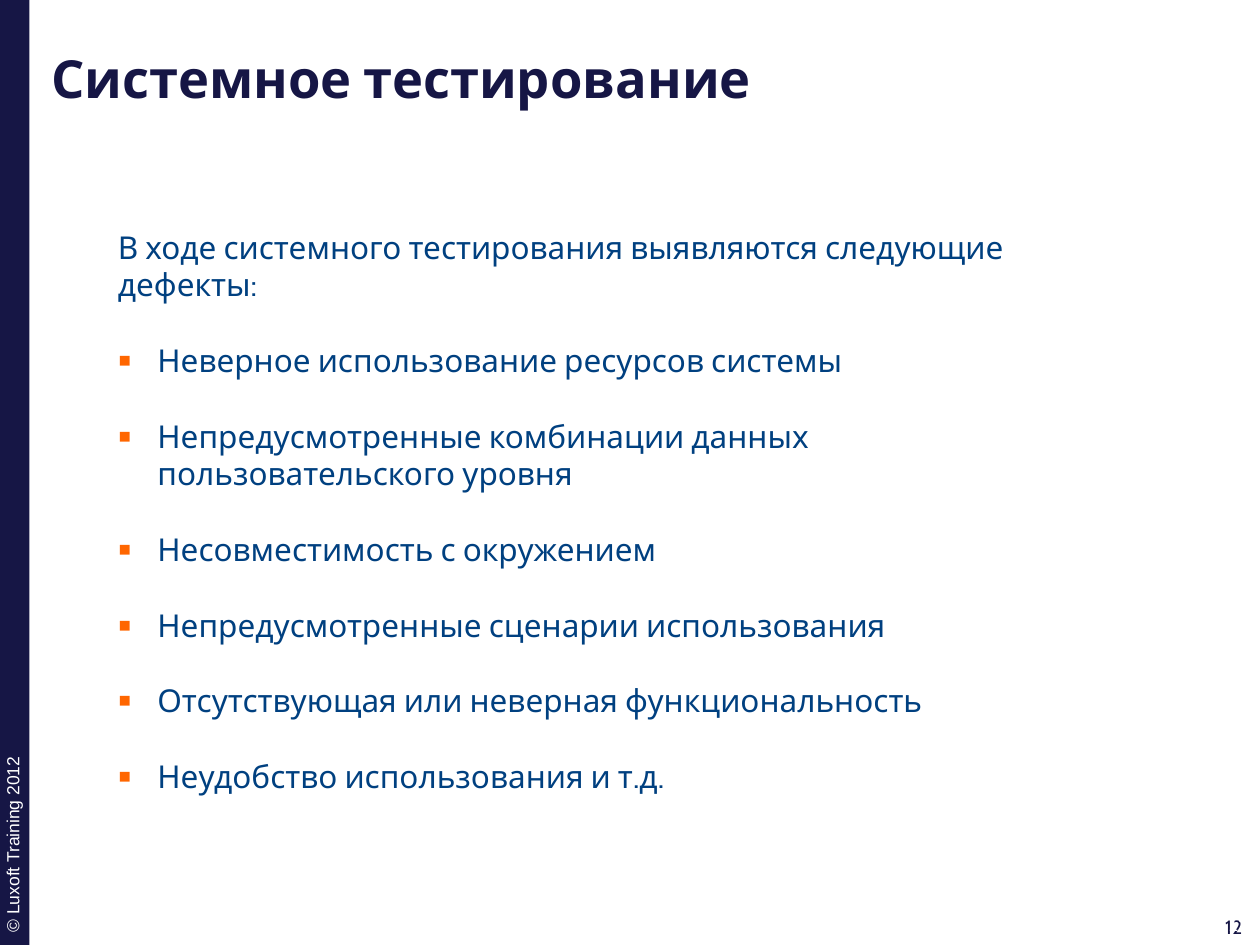
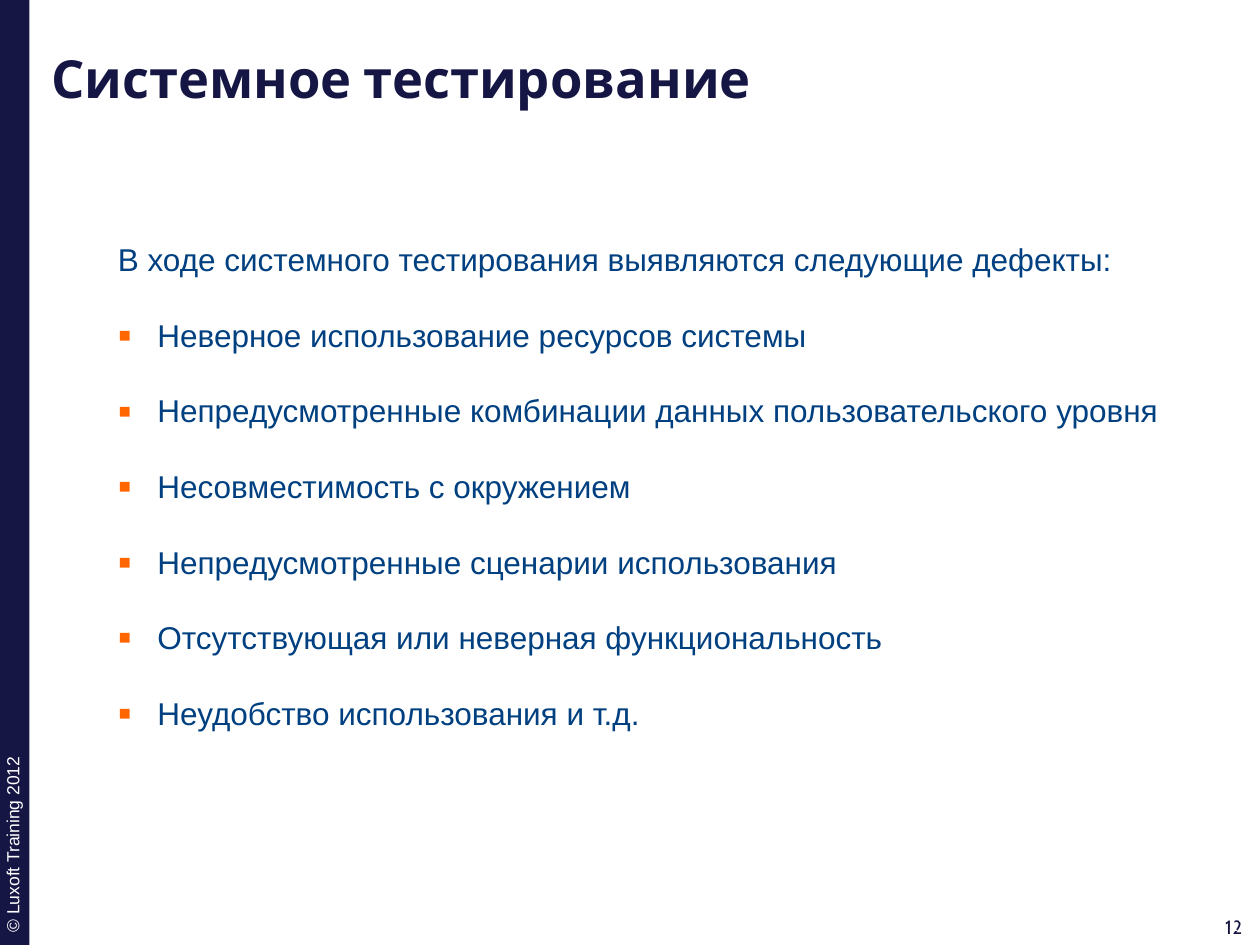
Before and after one commit to ivan-dyachenko/Trainings, a slide deck: slide 12 of Test Driven Development/materials/pptx/0. TDD-Why.pptx. Drawn at 1260x945 pixels with LibreOffice and Linux fonts; fonts in the diff are those of the drawing; background and template pictures are left out. Boxes give left, top, right and bottom in pixels: in the first picture for what was removed or moved away, otherwise in the second. Text is boxed around its words. In the diff, an @@ line names an element or a change of style, - is before the commit and + after.

```diff
--- a/Test Driven Development/materials/pptx/0. TDD-Why.pptx
+++ b/Test Driven Development/materials/pptx/0. TDD-Why.pptx
@@ text "В ходе системного тестирования выявляются ...": place and size @@
-text "В ходе системного тестирования выявляются ..." at [118,236,1003,796]
+text "В ходе системного тестирования выявляются ..." at [118,248,1158,731]
@@ text "В ходе системного тестирования выявляются ..." at [118,248,1158,731]: font Cabin to Arial @@
```
Also in this commit, not shown: 18 other slides changed, 1 slide added, 1 slide removed, 13 other files.
